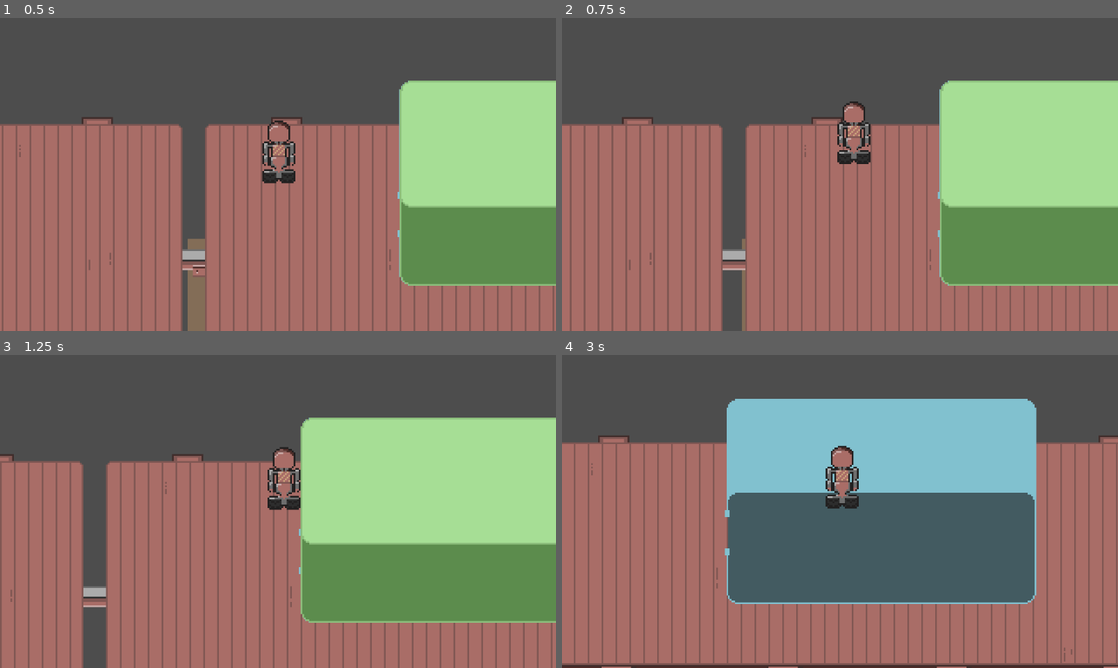
Above: before the commit, frames 1-4 (two rows, left to right).
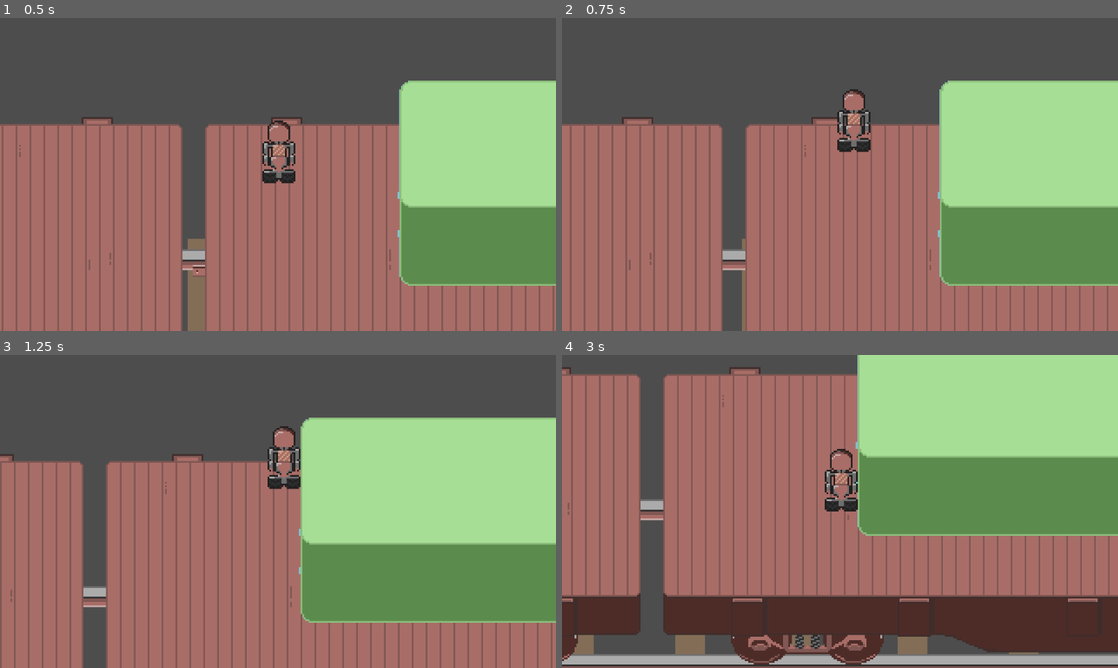
Above: after the commit, the same moments.

Repository: superlou/train-game-3
Game: Godot game, scene res://main.tscn
Same seed, same stepped clock (60 frames per second), same inputs: the game is played once before the commit and once after it.
Inputs:
- Up to frame 1 (0.5 s): no input
- Up to frame 2 (0.75 s): hold D (move_right) from 0.53 s (still down); hold Space (jump) from 0.53 s (still down)
- Up to frame 3 (1.25 s): keep holding D (move_right); keep holding Space (jump)
- Up to frame 4 (3 s): release D (move_right) at 1.28 s; release Space (jump) at 1.28 s; hold S (move_down) 1.28-2.03 s; tap Shift (sprint) at 1.35, 2.85 s; tap Space (jump) at 1.52, 1.55, 1.82 s; hold D (move_right) 2.03-2.78 s; hold Space (jump) 2.03-2.78 s; hold W (move_up) from 2.78 s (still down)

Frame 1 is identical in both runs. In frame 2, 1.0% of the frame differs, in the area x 49-56%, y 22-47%; in frame 3, 1.1%; in frame 4, 83%, in the area x 0-100%, y 0-100%.

Commit message:
Improved jump smoothness

Diff:
--- a/player.gd
+++ b/player.gd
@@ -21,7 +21,7 @@
 var g = -10
 var jump_t = 0
 var original_z = 0
-var jump_v = 2
+var jump_v = 2.5
 
 func _physics_process(delta):
 	var v = Input.get_vector("move_left", "move_right", "move_up", "move_down")
@@ -37,7 +37,7 @@
 
 	if is_jumping:
 		jump_t += delta
-		$Sprite.position.y -= g * jump_t + jump_v
+		$Sprite.position.y -= round(g * jump_t + jump_v)
 
 		if $Sprite.position.y >= original_z:
 			$Sprite.position.y = original_z
